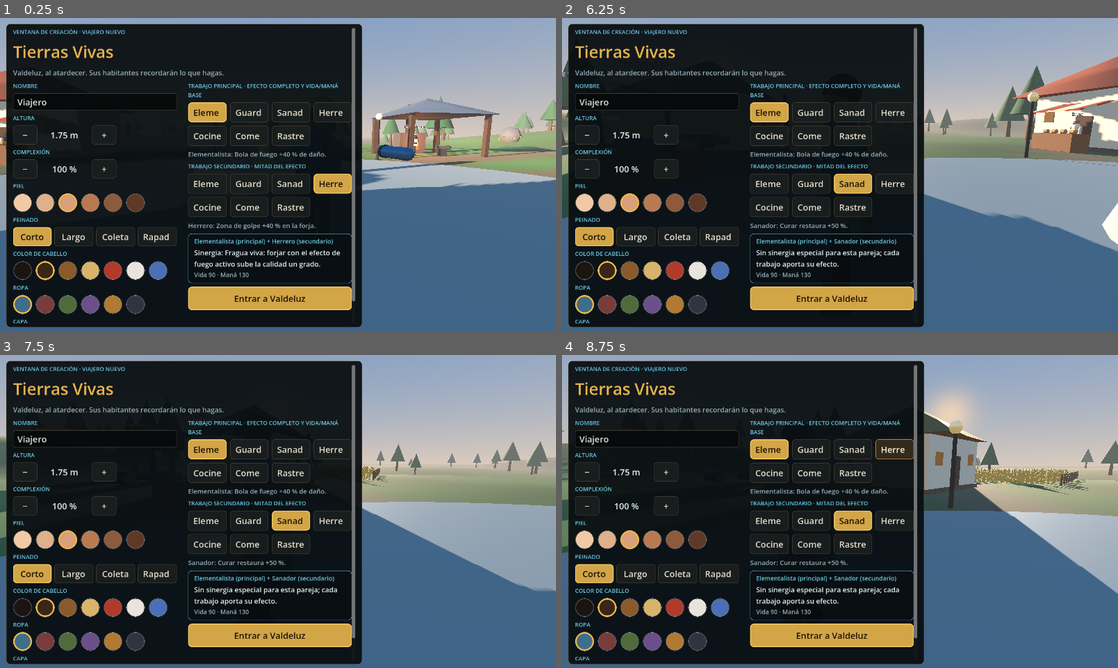
Above: before the commit, frames 1-4 (two rows, left to right).
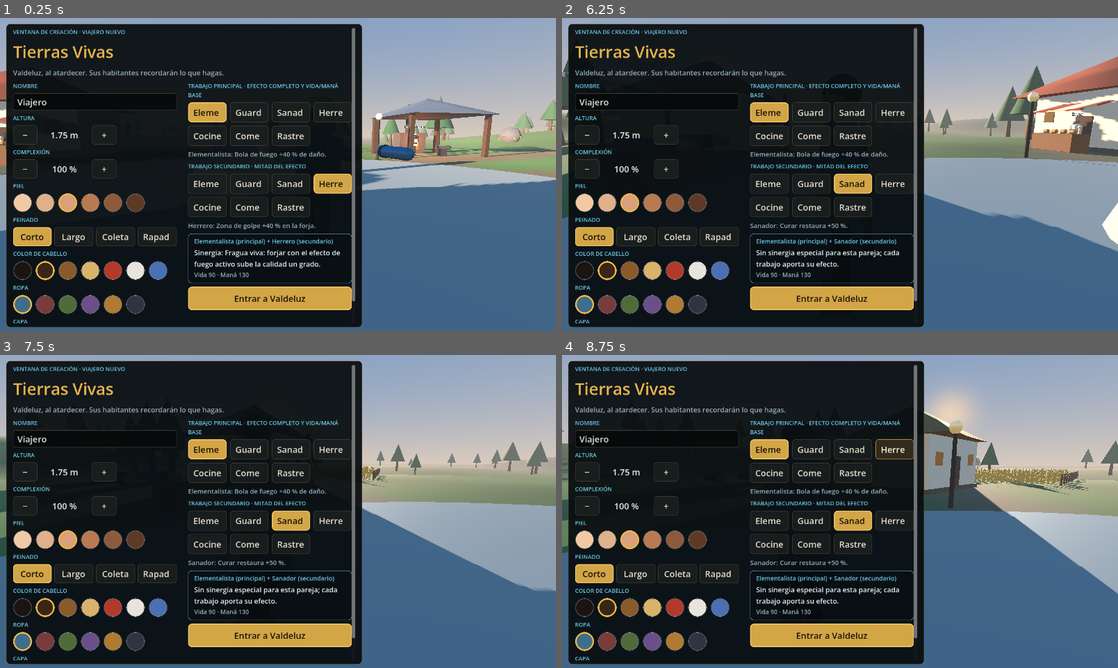
Above: after the commit, the same moments.

Repository: samuelguerrerodelarosa005-arch/tierras-vivientes
Game: Godot game, scene res://main.tscn
The game is run twice, just before and just after one commit, with the same random seed, the same clock (stepped at 60 frames per second) and the same inputs.
Inputs (mouse positions are in pixels of both pictures, inside the frame that each line leads up to):
- Up to frame 1 (0.25 s): no input
- Up to frame 2 (6.25 s): tap Enter at 0.5 s; move the mouse to (962, 158) at 0.52 s; hold D (move_right) 0.53-1.28 s; hold F (eat) 0.53-1.28 s; click (962, 158) at 0.67 s; tap Space (jump) at 0.77, 1.52, 3.02, 3.77, 4.52, 6.02 s; move the mouse to (728, 190) at 1.27 s; hold S (move_back) 1.28-2.03 s; tap F (eat) at 1.35, 2.3, 3.05, 3.8, 4.55, 5.3, 6.05 s; move the mouse to (895, 105) at 2.02 s; hold D (move_right) 2.03-2.78 s; hold E (interact) 2.03-2.78 s; move the mouse to (812, 237) at 2.77 s; hold W (move_forward) 2.78-3.53 s; tap R (rumors) at 2.85 s; click (812, 237) at 2.92 s; move the mouse to (1006, 221) at 3.52 s; hold Shift (run) 3.53-4.28 s; hold A (move_left) 3.53-5.03 s; move the mouse to (673, 127) at 4.27 s; tap 1 (spell_1) at 4.35 s; move the mouse to (867, 174) at 5.02 s; hold S (move_back) 5.03-5.78 s; hold 2 (spell_2) 5.03-5.78 s; click (867, 174) at 5.17 s; move the mouse to (756, 96) at 5.77 s; hold D (move_right) from 5.78 s (still down); tap 3 (spell_3) at 5.85 s
- Up to frame 3 (7.5 s): move the mouse to (400, 495) at 6.52 s; release D (move_right) at 6.53 s; hold W (move_forward) 6.53-7.28 s; hold F (eat) 6.53-7.28 s; tap Space (jump) at 6.77 s; move the mouse to (166, 527) at 7.27 s; hold D (move_right) from 7.28 s (still down); tap F (eat) at 7.35 s; click (166, 527) at 7.42 s
- Up to frame 4 (8.75 s): tap Space (jump) at 7.52 s; move the mouse to (895, 442) at 8.02 s; release D (move_right) at 8.03 s; hold S (move_back) from 8.03 s (still down); hold E (interact) from 8.03 s (still down); tap F (eat) at 8.3 s

The runs differ from the first frame. In frame 1, less than 0.1% of the frame differs, in the area x 0-76%, y 36-39%; in frame 2, less than 0.1%, in the area x 91-99%, y 32-38%; in frame 3, less than 0.1%; in frame 4, less than 0.1%.

Commit message:
Añadir detalles anatómicos y de vestuario a los humanoides

Diff:
--- a/godot/scripts/humanoid.gd
+++ b/godot/scripts/humanoid.gd
@@ -43,9 +43,21 @@
 
 	torso = Util.capsule(self, 0.2 * b, 0.42, m_out, Vector3(0, 1.24, 0))
 	torso.scale.z = 0.72
-	Util.cyl(self, 0.205 * b, 0.205 * b, 0.09, Util.mat(Color.html("#3a2a1e")), Vector3(0, 0.98, 0))
+	# Capas discretas de ropa para romper la silueta de una sola cápsula.
+	var m_leather := Util.mat(Color.html("#493626"))
+	var m_stitch := Util.mat(Color.html(str(o.outfit)).darkened(0.18))
+	Util.cyl(self, 0.205 * b, 0.205 * b, 0.09, m_leather, Vector3(0, 0.98, 0), 12)
+	Util.box(self, Vector3(0.39 * b, 0.12, 0.025), m_leather, Vector3(0, 1.08, 0.151 * b))
+	Util.box(self, Vector3(0.035 * b, 0.30, 0.018), m_stitch, Vector3(-0.105 * b, 1.28, 0.147 * b))
+	Util.box(self, Vector3(0.035 * b, 0.30, 0.018), m_stitch, Vector3(0.105 * b, 1.28, 0.147 * b))
+	# Cuello y hombros suavizan la transición entre torso y brazos.
+	Util.cyl(self, 0.105 * b, 0.12, 0.08, m_leather, Vector3(0, 1.51, 0), 12)
+	Util.sphere(self, 0.09 * b, m_out, Vector3(-0.245 * b, 1.45, 0), 8, 5)
+	Util.sphere(self, 0.09 * b, m_out, Vector3(0.245 * b, 1.45, 0), 8, 5)
 	if o.get("apron", false):
-		Util.box(self, Vector3(0.34 * b, 0.55, 0.02), Util.mat(Color.html("#f2ede2")), Vector3(0, 1.05, 0.16 * b))
+		var apron_m := Util.mat(Color.html("#d9d0bb"))
+		Util.box(self, Vector3(0.34 * b, 0.55, 0.025), apron_m, Vector3(0, 1.05, 0.16 * b))
+		Util.box(self, Vector3(0.36 * b, 0.045, 0.035), m_leather, Vector3(0, 1.31, 0.18 * b))
 
 	arm_l = Node3D.new()
 	arm_r = Node3D.new()
@@ -60,12 +72,17 @@
 	head = Node3D.new()
 	head.position = Vector3(0, 1.75, 0)
 	add_child(head)
-	var skull := Util.sphere(head, 0.135, m_skin, Vector3.ZERO, 14, 8)
+	var skull := Util.sphere(head, 0.135, m_skin, Vector3.ZERO, 16, 10)
 	skull.scale.y = 1.1
-	var m_eye := Util.mat(Color.html("#15100c"))
-	Util.sphere(head, 0.018, m_eye, Vector3(-0.048, 0.02, 0.122), 6, 3)
-	Util.sphere(head, 0.018, m_eye, Vector3(0.048, 0.02, 0.122), 6, 3)
-	mouth = Util.box(head, Vector3(0.06, 0.012, 0.01), Util.mat(Color.html("#5a2a24")), Vector3(0, -0.055, 0.128))
+	var m_eye := Util.mat(Color.html("#211b16"))
+	var m_brow := Util.mat(Color.html(str(o.hair)).darkened(0.12))
+	Util.sphere(head, 0.018, m_eye, Vector3(-0.048, 0.02, 0.122), 8, 4)
+	Util.sphere(head, 0.018, m_eye, Vector3(0.048, 0.02, 0.122), 8, 4)
+	Util.box(head, Vector3(0.045, 0.009, 0.012), m_brow, Vector3(-0.048, 0.049, 0.121))
+	Util.box(head, Vector3(0.045, 0.009, 0.012), m_brow, Vector3(0.048, 0.049, 0.121))
+	# Nariz muy sutil, para que el rostro no parezca una esfera lisa.
+	Util.sphere(head, 0.018, m_skin, Vector3(0, -0.018, 0.132), 8, 4)
+	mouth = Util.box(head, Vector3(0.05, 0.009, 0.01), Util.mat(Color.html("#693c32")), Vector3(0, -0.055, 0.128))
 
 	var hs := str(o.get("hair_style", "corto"))
 	if hs == "rapado":
